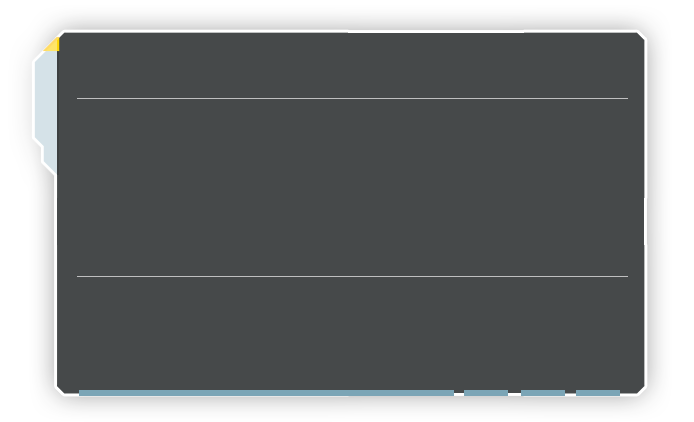
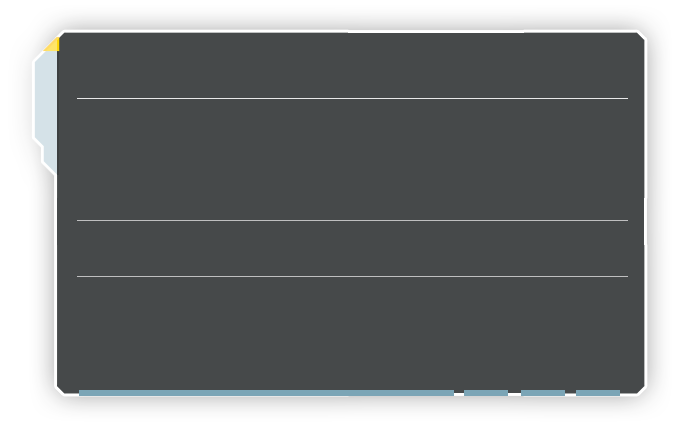
Layer changes from the first w=694, h=422 image to the second:
added layer "Слой 2 копия 2" (65%) above "Слой 2 копия" over left=77, top=98, right=628, bottom=221
